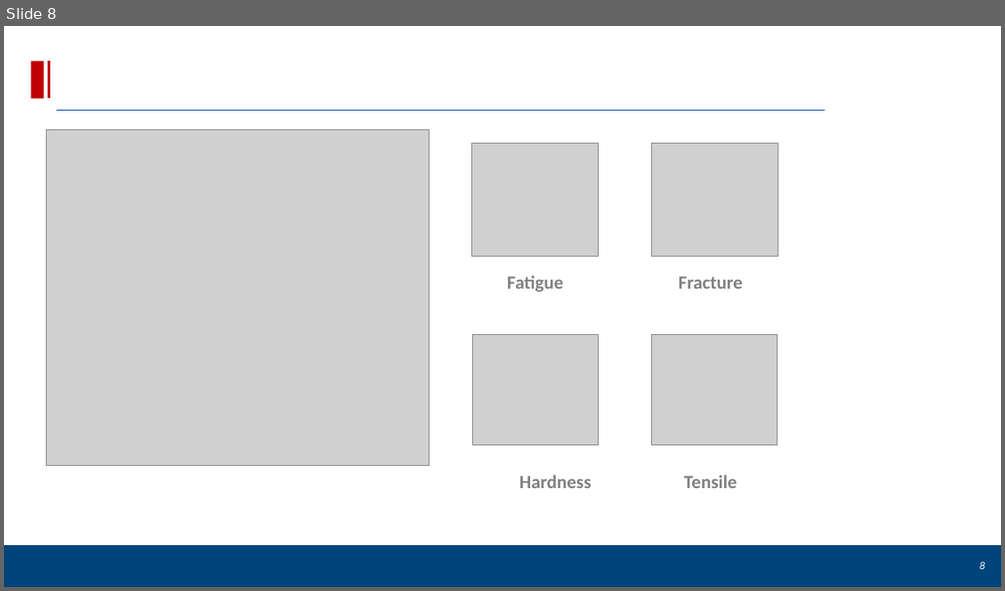
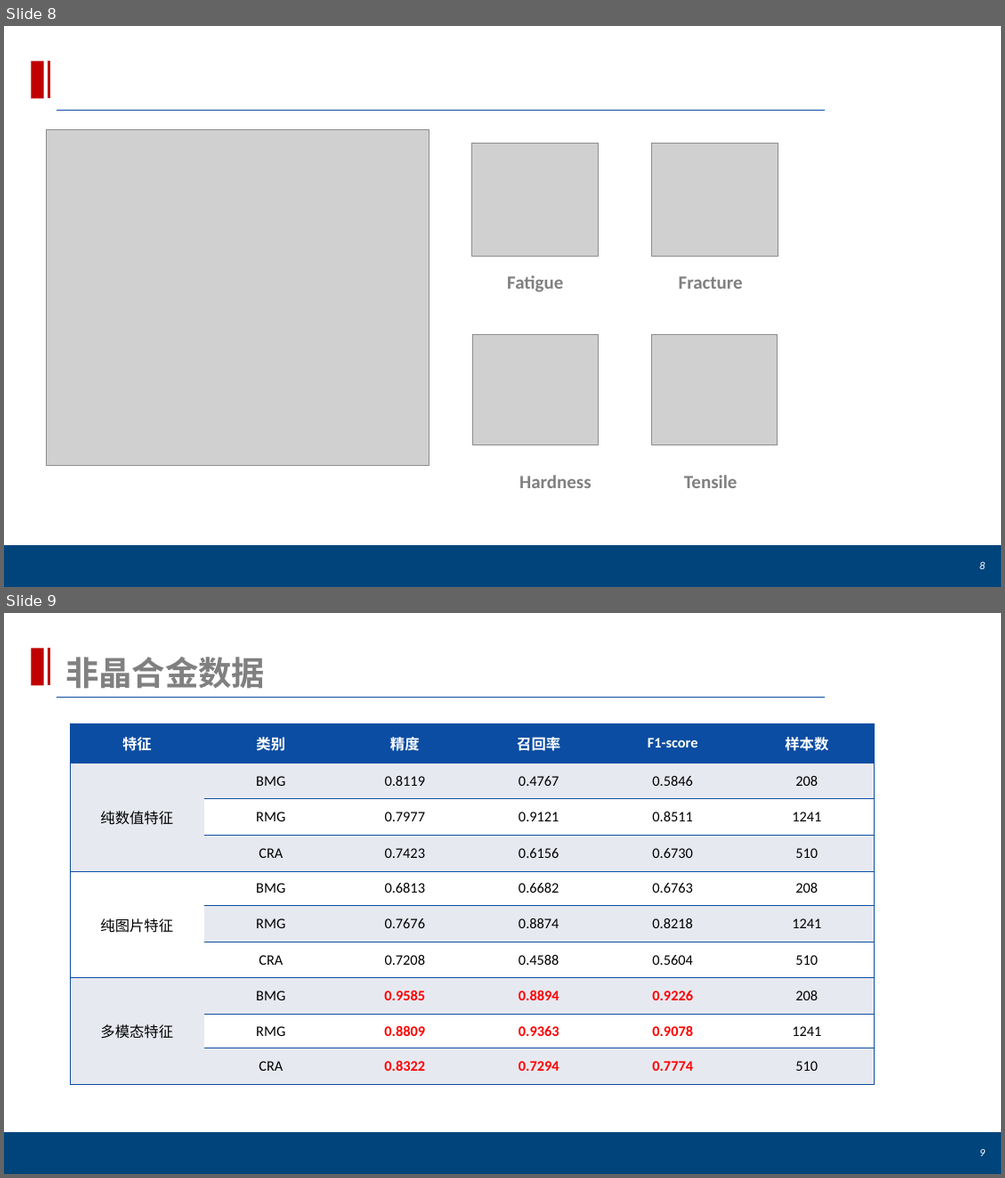
Before and after one commit to yuyouyu32/2021-Note, a slide deck: 2021_Reports/Lab_Report/2021-12-3/2021-12-3.pptx. Shown one above the other, each under a label of ours: slide 8 before the commit, slides 8 and 9 after it. The pictures are 1005x591 and 1005x1178 pixels, drawn with LibreOffice and Linux fonts; fonts in the diff are those of the drawing; grey boxes stand for pictures; background and template pictures are left out. Boxes give left, top, right and bottom in pixels: in the first picture for what was removed or moved away, otherwise in the second. Text is boxed around its words. In the diff, an @@ line names an element or a change of style, - is before the commit and + after.

```diff
--- a/2021_Reports/Lab_Report/2021-12-3/2021-12-3.pptx
+++ b/2021_Reports/Lab_Report/2021-12-3/2021-12-3.pptx
@@ slide 9 added at (x1=4, y1=613, x2=1001, y2=1174), background #FFFFFF; not listed: 4 template elements that a slide beside it also shows @@
@@ title added at (x1=65, y1=657, x2=265, y2=689), 32 pt, text #808080, bold @@
+非晶合金数据
@@ table added at (x1=70, y1=723, x2=874, y2=1084), 10 rows, 6 columns @@
+特征 | 类别 | 精度 | 召回率 | F1-score | 样本数
+纯数值特征 | BMG | 0.8119 | 0.4767 | 0.5846 | 208
+ | RMG | 0.7977 | 0.9121 | 0.8511 | 1241
+ | CRA | 0.7423 | 0.6156 | 0.6730 | 510
+纯图片特征 | BMG | 0.6813 | 0.6682 | 0.6763 | 208
+ | RMG | 0.7676 | 0.8874 | 0.8218 | 1241
+ | CRA | 0.7208 | 0.4588 | 0.5604 | 510
+多模态特征 | BMG | 0.9585 | 0.8894 | 0.9226 | 208
+ | RMG | 0.8809 | 0.9363 | 0.9078 | 1241
+ | CRA | 0.8322 | 0.7294 | 0.7774 | 510
@@ page number added at (x1=979, y1=1149, x2=985, y2=1156), 10.5 pt, text #FFFFFF, italic @@
+9
```
Also in this commit, not shown: 1 slide changed, 1 other slide added.
